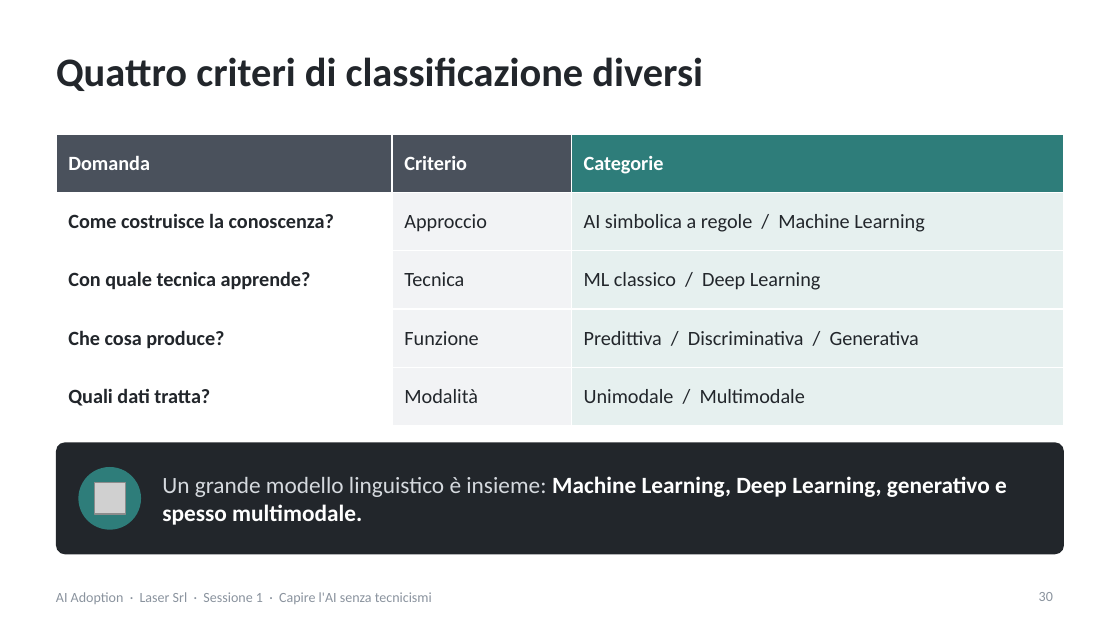
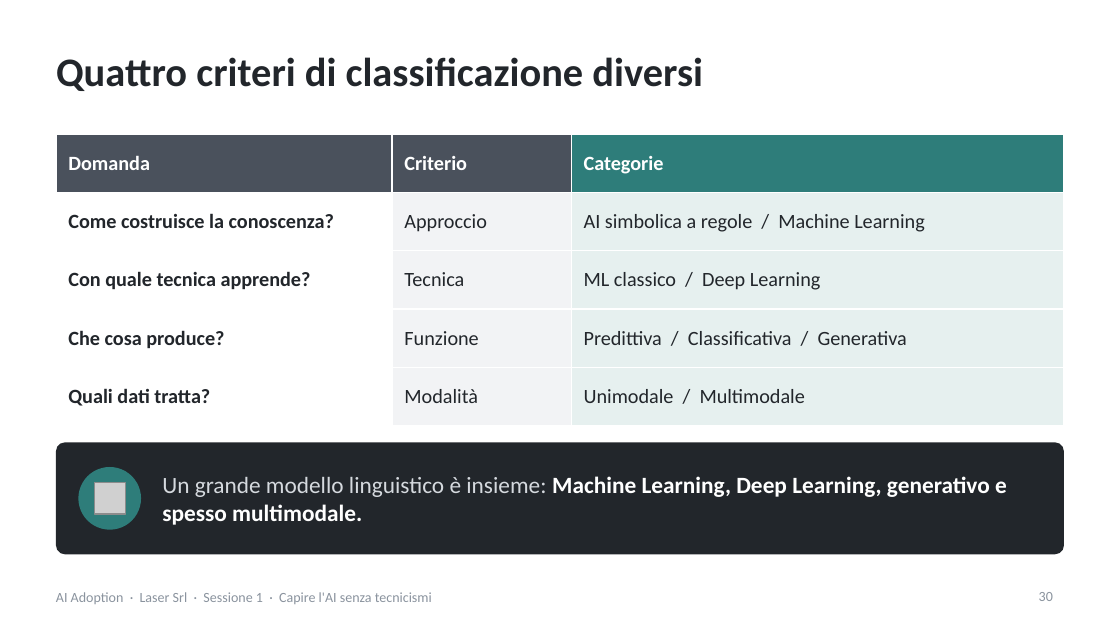
Before and after one commit to NetAi-IT/Formazione-AI-Literacy-Official, a slide deck: slide 30 of Formazioni/2026-10_LaserSrl_AI_Adoption/slide/Sessione1_slide_nuove_Laser.pptx. Drawn at 1120x630 pixels with LibreOffice and Linux fonts; fonts in the diff are those of the drawing; grey boxes stand for pictures. Boxes give left, top, right and bottom in pixels: in the first picture for what was removed or moved away, otherwise in the second. Text is boxed around its words. In the diff, an @@ line names an element or a change of style, - is before the commit and + after.

```diff
--- a/Formazioni/2026-10_LaserSrl_AI_Adoption/slide/Sessione1_slide_nuove_Laser.pptx
+++ b/Formazioni/2026-10_LaserSrl_AI_Adoption/slide/Sessione1_slide_nuove_Laser.pptx
@@ table at (x1=56, y1=134, x2=1064, y2=426) @@
-row 4, column 3: Predittiva / Discriminativa / Generativa
+row 4, column 3: Predittiva / Classificativa / Generativa
```
Also in this commit, not shown: 13 other slides changed, 1 slide added, 2 other files.
